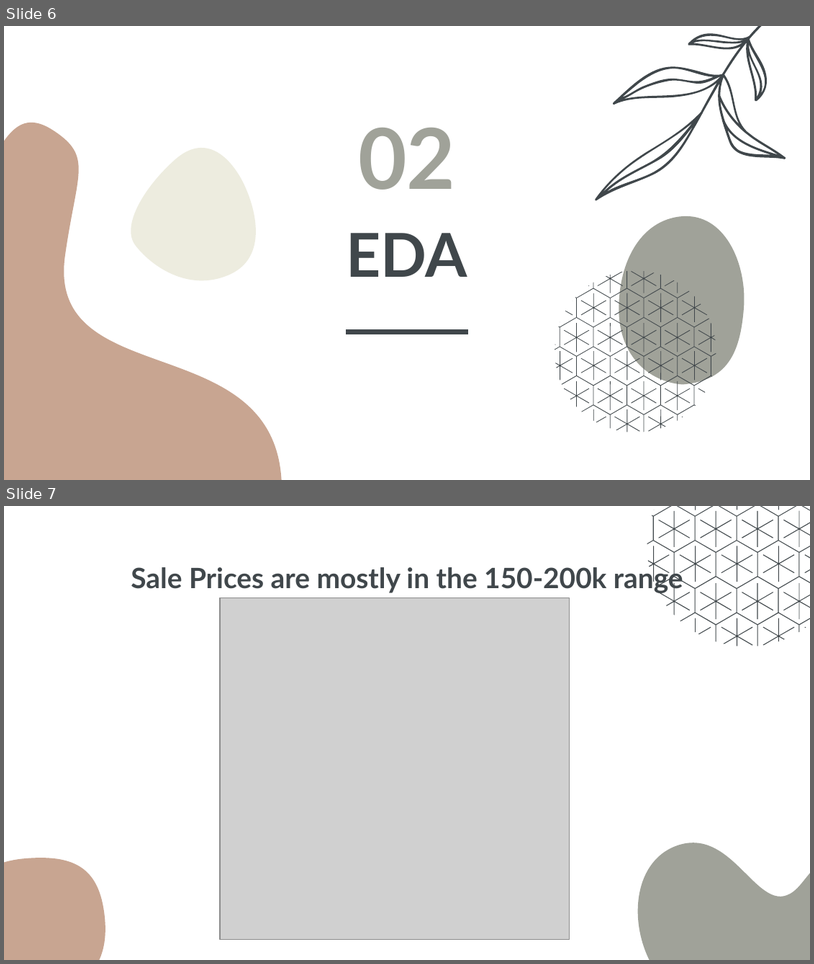
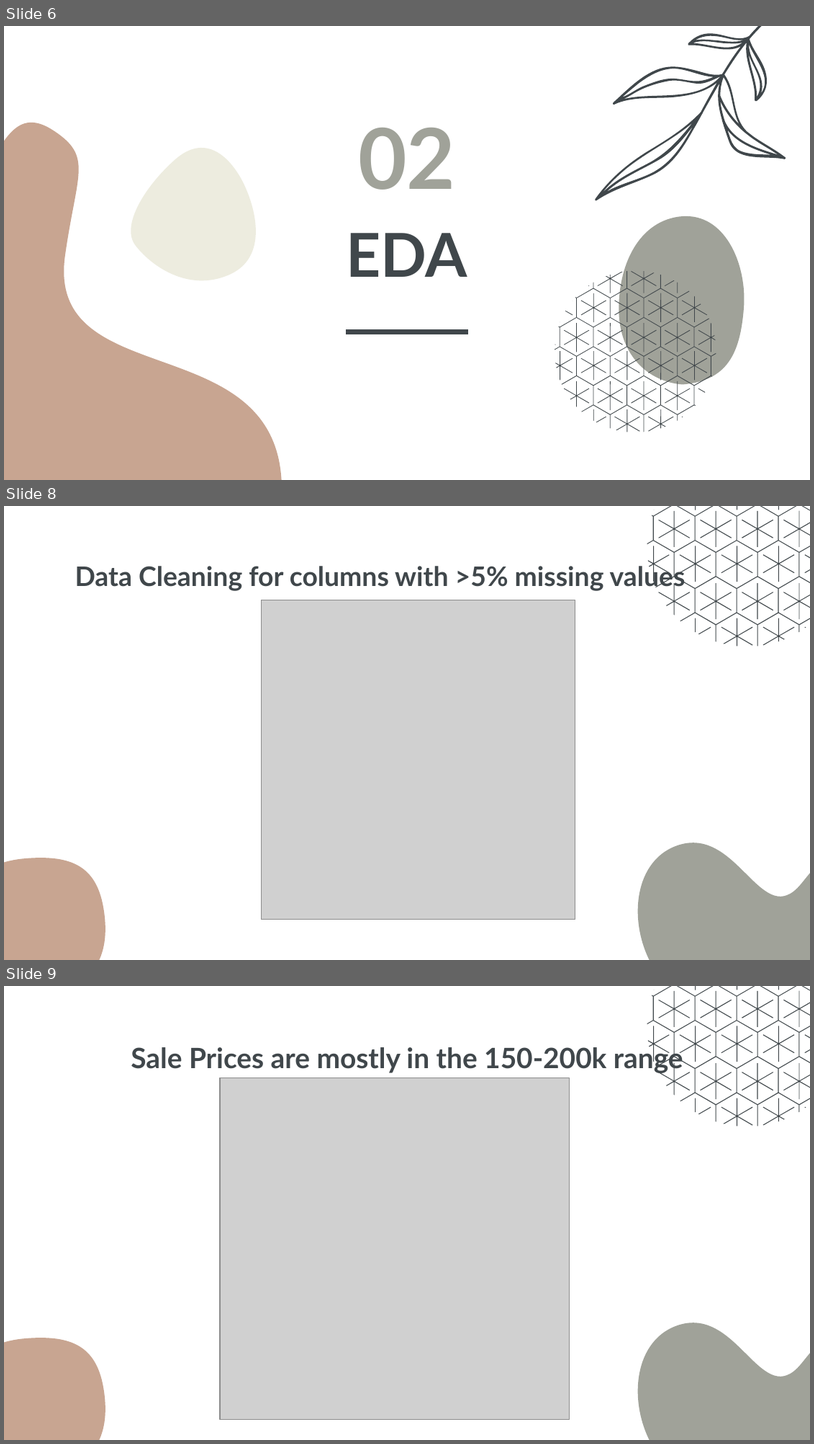
Before and after one commit to JunweiYe91/GA-Projects, a slide deck: GA Project 2/Presentation Slides.pptx. Shown one above the other, each under a label of ours: slides 6 and 7 before the commit, slides 6, 8 and 9 after it; the slides between them are not shown. The pictures are 814x964 and 814x1444 pixels, drawn with LibreOffice and Linux fonts; fonts in the diff are those of the drawing; grey boxes stand for pictures. Boxes give left, top, right and bottom in pixels: in the first picture for what was removed or moved away, otherwise in the second. Text is boxed around its words. In the diff, an @@ line names an element or a change of style, - is before the commit and + after.

```diff
--- a/GA Project 2/Presentation Slides.pptx
+++ b/GA Project 2/Presentation Slides.pptx
@@ slide 8 added at box(4, 506, 810, 960), background #FFFFFF; not listed: 26 template elements that a slide beside it also shows @@
@@ title added at box(75, 563, 686, 592), 24 pt, text #40474B, bold @@
+Data Cleaning for columns with >5% missing values
@@ picture added at box(261, 600, 576, 919) @@
@@ what was slide 7 is now slide 9 @@
```
Also in this commit, not shown: 3 slides changed, 2 other slides added, 1 slide removed, 19 other files.
